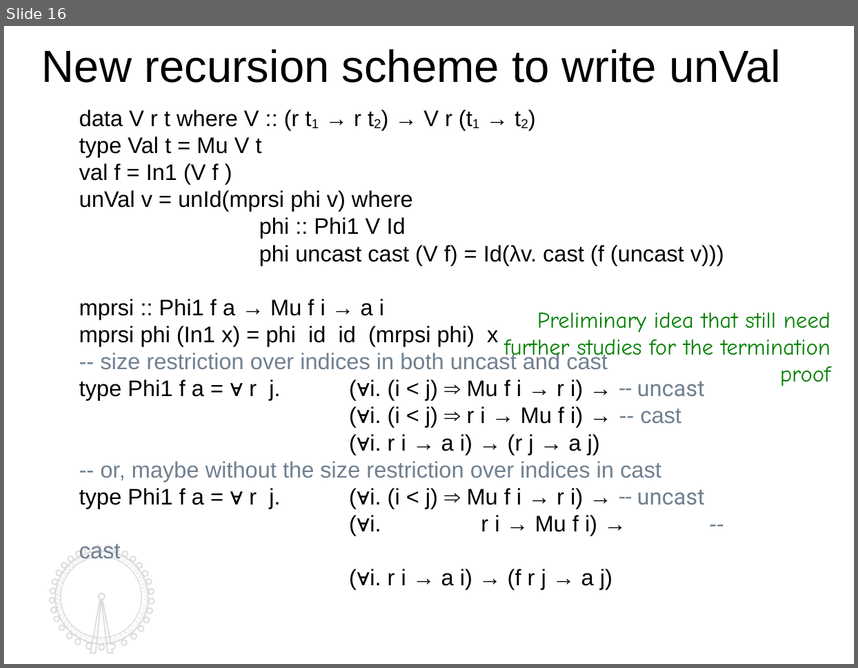
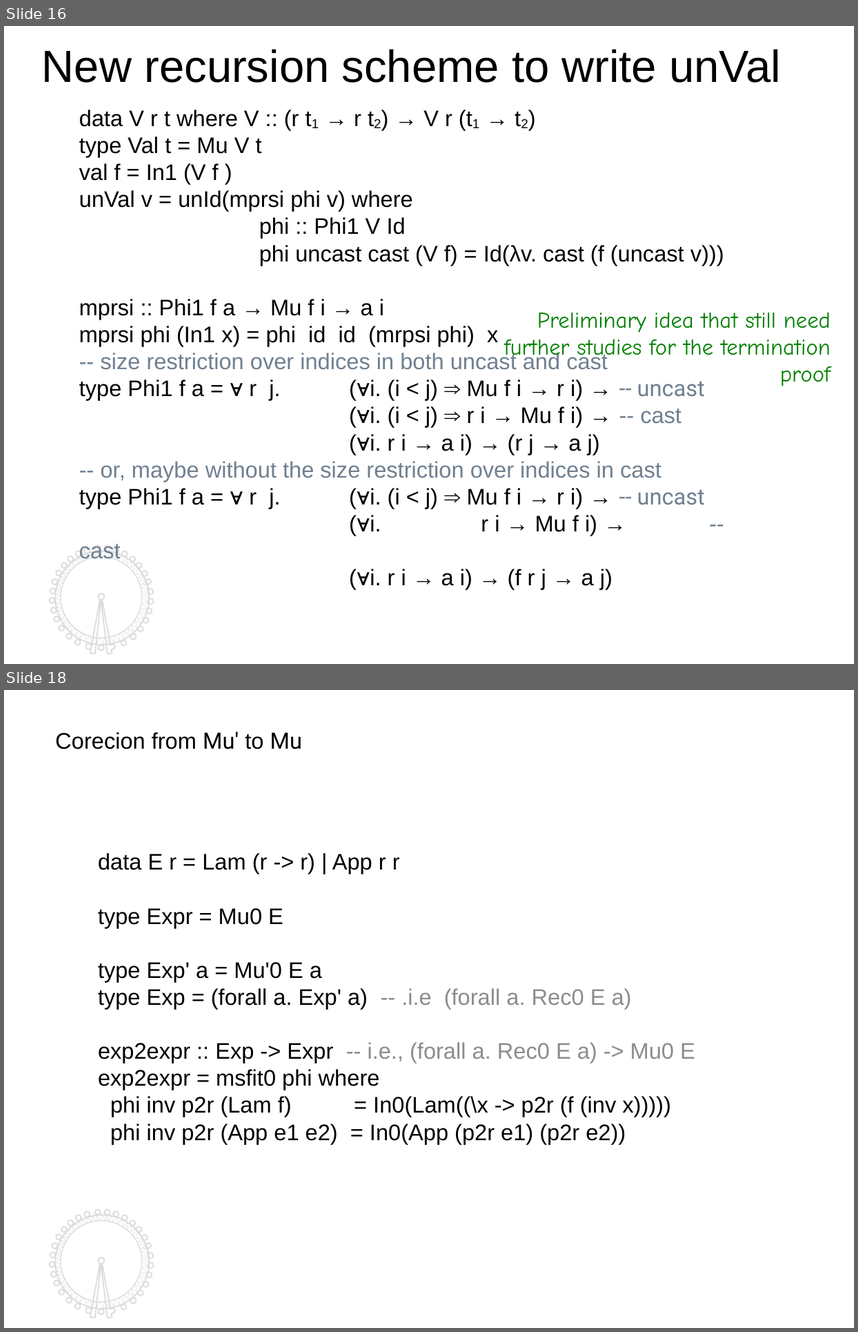
Before and after one commit to kyagrd/naxPapers, a slide deck: draft/TYPES13/ppt/myslide.odp. Shown one above the other, each under a label of ours: slide 16 before the commit, slides 16 and 18 after it; the slides between them are not shown. The pictures are 858x668 and 858x1332 pixels, drawn with LibreOffice and Linux fonts; fonts in the diff are those of the drawing. Boxes give left, top, right and bottom in pixels: in the first picture for what was removed or moved away, otherwise in the second. Text is boxed around its words. In the diff, an @@ line names an element or a change of style, - is before the commit and + after.

```diff
--- a/draft/TYPES13/ppt/myslide.odp
+++ b/draft/TYPES13/ppt/myslide.odp
@@ slide 18 added at [4, 690, 854, 1328], background #FFFFFF; not listed: 4 template elements that a slide beside it also shows @@
@@ text added at [55, 731, 302, 749], 18 pt, text #000000 @@
+Corecion from Mu' to Mu
@@ text added at [98, 853, 695, 1144], 18 pt, text #000000 @@
+data E r = Lam (r -> r) | App r r
+type Expr = Mu0 E
+type Exp' a = Mu'0 E a
+type Exp = (forall a. Exp' a) -- .i.e (forall a. Rec0 E a)
+exp2expr :: Exp -> Expr -- i.e., (forall a. Rec0 E a) -> Mu0 E
+exp2expr = msfit0 phi where
+phi inv p2r (Lam f) = In0(Lam((\x -> p2r (f (inv x)))))
+phi inv p2r (App e1 e2) = In0(App (p2r e1) (p2r e2))
@@ slide 16 changed as well @@
@@ outline redrawn in 3 elements at [49, 546, 154, 654], [55, 551, 148, 644], [55, 551, 149, 645] @@
```
Also in this commit, not shown: 16 other slides changed, 3 other slides added.
